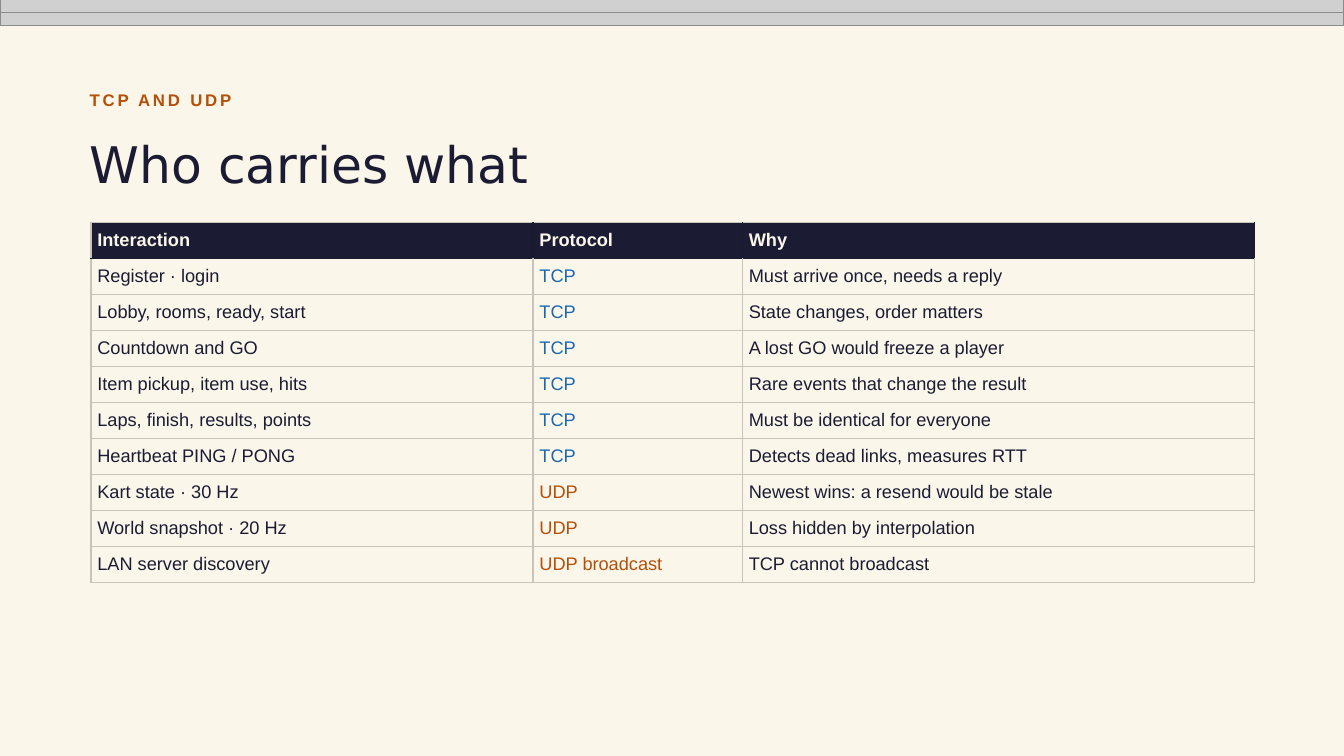
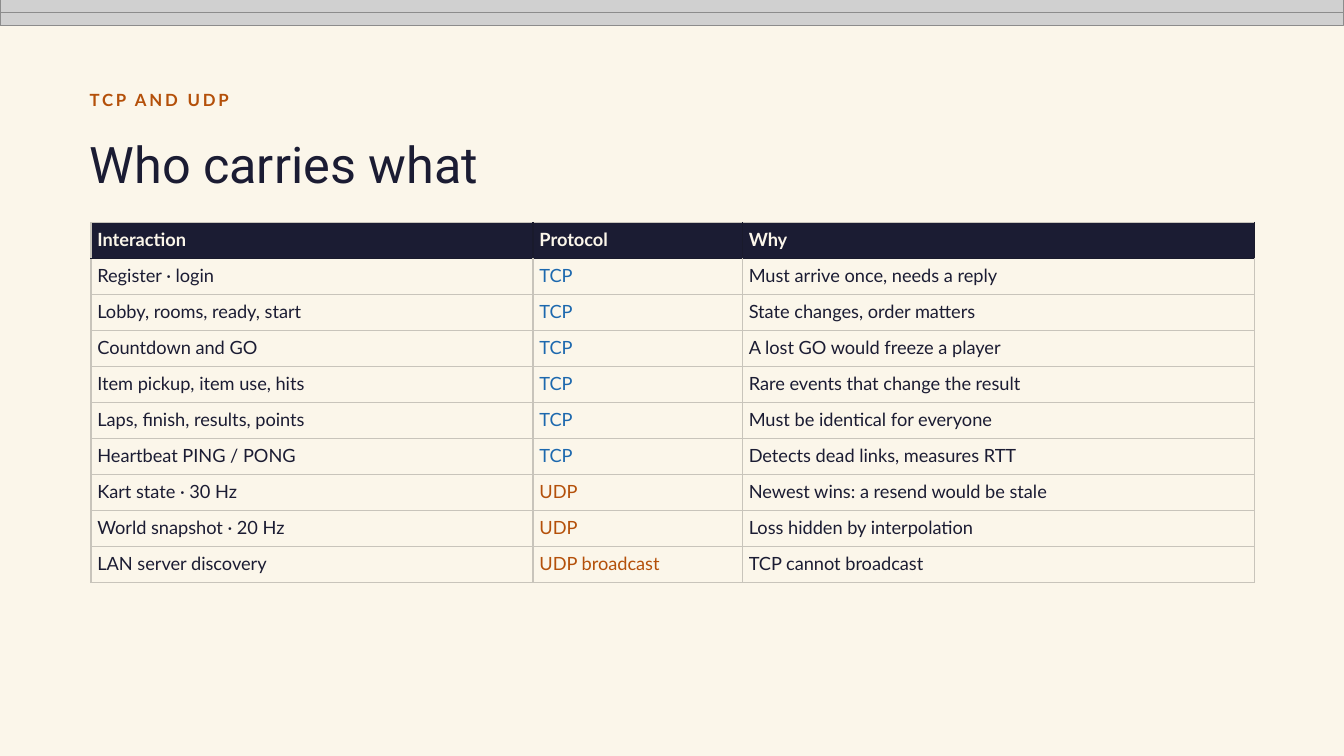
Before and after one commit to BachaBey/Racing-Karts, a slide deck: slide 6 of docs/Turbo Kart Arena – Project 2 (animated).pptx. Drawn at 1344x756 pixels with LibreOffice and Linux fonts; fonts in the diff are those of the drawing; grey boxes stand for pictures. Boxes give left, top, right and bottom in pixels: in the first picture for what was removed or moved away, otherwise in the second. Text is boxed around its words. In the diff, an @@ line names an element or a change of style, - is before the commit and + after.

Commit message:
Presentation: Windows fonts (Bahnschrift, Segoe UI, Consolas) and new socket-initialization slide

```diff
--- a/docs/Turbo Kart Arena – Project 2 (animated).pptx
+++ b/docs/Turbo Kart Arena – Project 2 (animated).pptx
@@ text "TCP AND UDP" at bbox=[90, 93, 229, 106]: font Arial to Lato @@
@@ title "Who carries what" at bbox=[90, 145, 478, 184]: font DejaVu Sans to Roboto @@
@@ table at bbox=[91, 223, 1255, 583] @@
@@ font Arial to Lato @@
```
Also in this commit, not shown: 12 other slides changed, 1 slide added.
